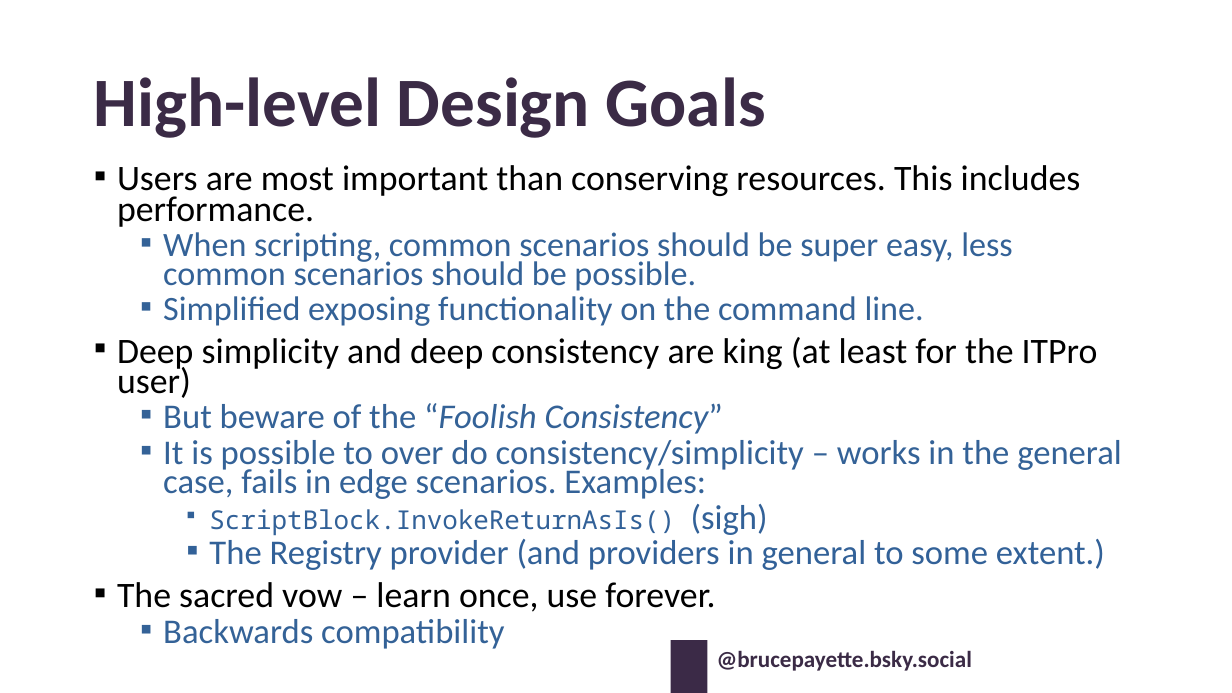
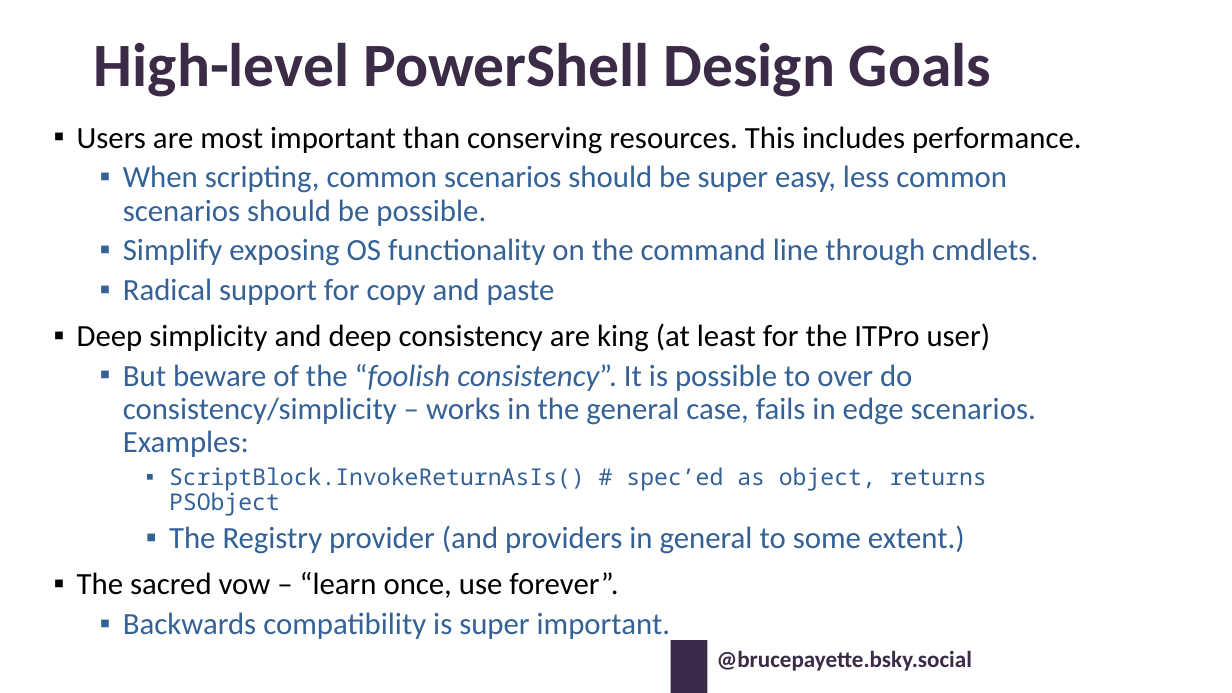
Before and after one commit to BrucePay/BraidLang, a slide deck: slide 9 of PSCONF26_Payette_Designing_PowerShell.pptx. Drawn at 1232x693 pixels with LibreOffice and Linux fonts; fonts in the diff are those of the drawing; background and template pictures are left out. Boxes give left, top, right and bottom in pixels: in the first picture for what was removed or moved away, otherwise in the second. Text is boxed around its words. In the diff, an @@ line names an element or a change of style, - is before the commit and + after.

```diff
--- a/PSCONF26_Payette_Designing_PowerShell.pptx
+++ b/PSCONF26_Payette_Designing_PowerShell.pptx
@@ title at <box>94,42,991,97</box>: text changed; size 54 to 48 pt @@
-High-level Design Goals
+High-level PowerShell Design Goals
@@ text "Users are most important than ...": place and size @@
-text "Users are most important than ..." at <box>117,165,1122,649</box>
+text "Users are most important than ..." at <box>77,126,1082,639</box>
@@ text at <box>77,126,1082,554</box>: size 27.9 to 24 pt in "Users are most important than conserving resources. ...", "Deep simplicity and deep consistency are king ..."; size 26.6 to 24 pt in "When scripting, common scenarios should be super ..."; size 27 to 24 pt in "The Registry provider (and providers in general ..."; line spacing 0.7 to 0.9 @@
@@ text at <box>123,238,1038,305</box>: text changed; size 26.6 to 24 pt @@
-  ▪ Simplified exposing functionality on the command line.
+  ▪ Simplify exposing OS functionality on the command line through cmdlets.
+  ▪ Radical support for copy and paste
@@ text at <box>123,364,1036,516</box>: text changed; size 27 to 24 pt @@
-  ▪ But beware of the “Foolish Consistency”
-  ▪ It is possible to over do consistency/simplicity – works in the general case, fails in edge scenarios. Examples:
-    ▪ ScriptBlock.InvokeReturnAsIs() (sigh)
+  ▪ But beware of the “foolish consistency”. It is possible to over do consistency/simplicity – works in the general case, fails in edge scenarios. Examples:
+    ▪ ScriptBlock.InvokeReturnAsIs() # spec’ed as object, returns PSObject
@@ text at <box>77,572,670,639</box>: text changed; size 27.9 to 24 pt; text colour #000000 to #346297 @@
-▪ The sacred vow – learn once, use forever.
-  ▪ Backwards compatibility
+▪ The sacred vow – “learn once, use forever”.
+  ▪ Backwards compatibility is super important.
```
Also in this commit, not shown: 18 other slides changed, 2 other files.
